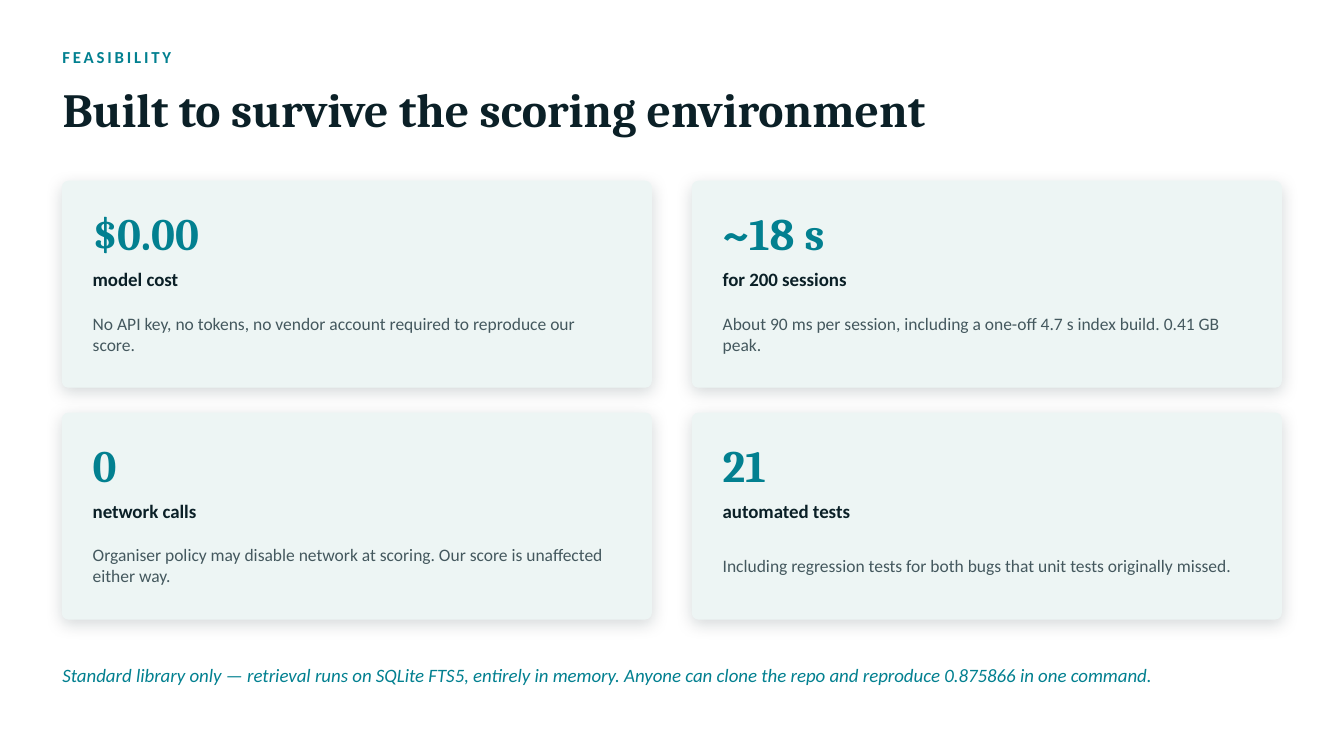
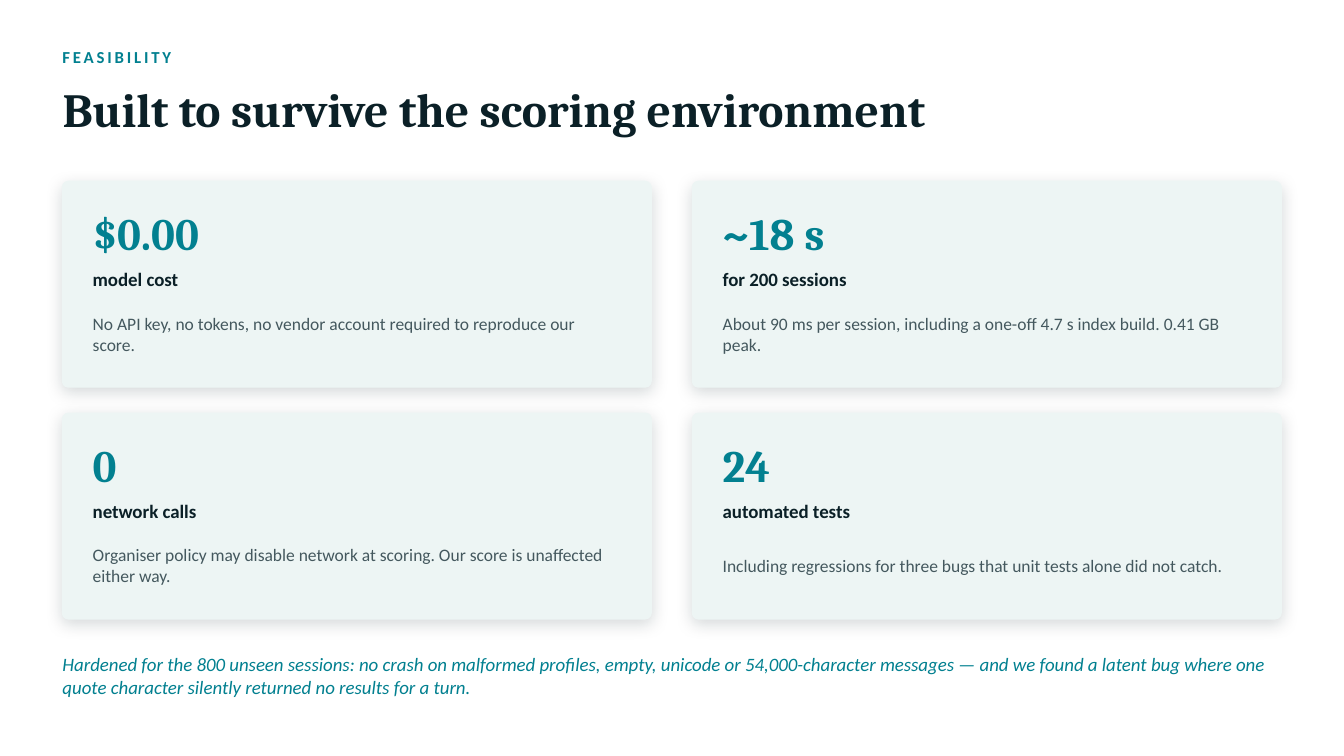
Before and after one commit to yongc0/nailong---TikTok-TechJam-2026, a slide deck: slide 10 of deck/nailong-shopping-copilot.pptx. Drawn at 1344x756 pixels with LibreOffice and Linux fonts; fonts in the diff are those of the drawing. Boxes give left, top, right and bottom in pixels: in the first picture for what was removed or moved away, otherwise in the second. Text is boxed around its words. In the diff, an @@ line names an element or a change of style, - is before the commit and + after.

Commit message:
Docs + deck: reflect only what actually shipped
TEAM_WORKFLOW.md: the role table still credited P3 with dense retrieval and
the LLM reranker — work we measured and deliberately never shipped, so the
file contradicted its own layout section. Replaced the P1-P4 split with four
work areas that describe what really got built (Dialogue, Retrieval &
ranking, Evaluation & experiments, Integration & submission), and added an
explicit warning not to credit anyone with retrieval_dense.py or
fusion_rerank.py, since a judge can see both raise NotImplementedError.

Deck: team-slide roles rewritten the same way; the rejections slide now
carries all four cuts (LLM rerank -0.011, profile boosting -0.036, title
weighting -0.022, dense retrieval no gain) rather than three; feasibility
slide updated to 24 tests and to mention the robustness hardening for the
800 unseen sessions.

Deck validated and re-rendered; the four-card rejections layout was checked
visually after the width change.

```diff
--- a/deck/nailong-shopping-copilot.pptx
+++ b/deck/nailong-shopping-copilot.pptx
@@ text at [723, 451, 770, 482]: text changed @@
-21
+24
@@ text at [723, 560, 1222, 575]: text changed @@
-Including regression tests for both bugs that unit tests originally missed.
+Including regressions for three bugs that unit tests alone did not catch.
@@ text at [62, 658, 1264, 697]: text changed @@
-Standard library only — retrieval runs on SQLite FTS5, entirely in memory. Anyone can clone the repo and reproduce 0.875866 in one command.
+Hardened for the 800 unseen sessions: no crash on malformed profiles, empty, unicode or 54,000-character messages — and we found a latent bug where one quote character silently returned no results for a turn.
```
Also in this commit, not shown: 3 other slides changed, 2 other files.
